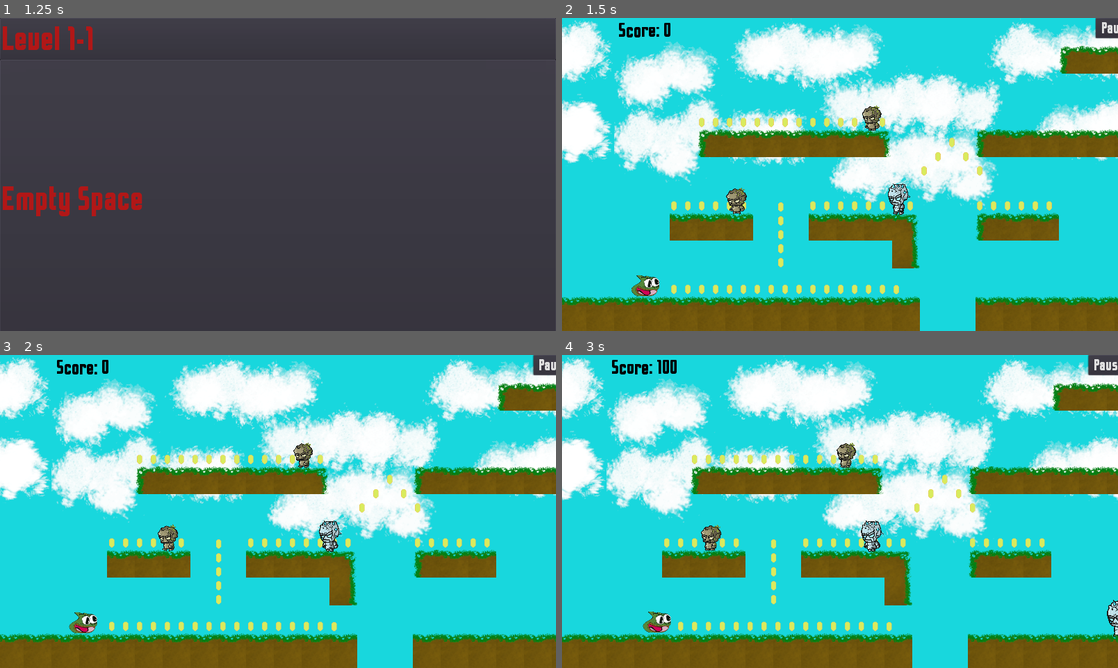
Above: before the commit, frames 1-4 (two rows, left to right).
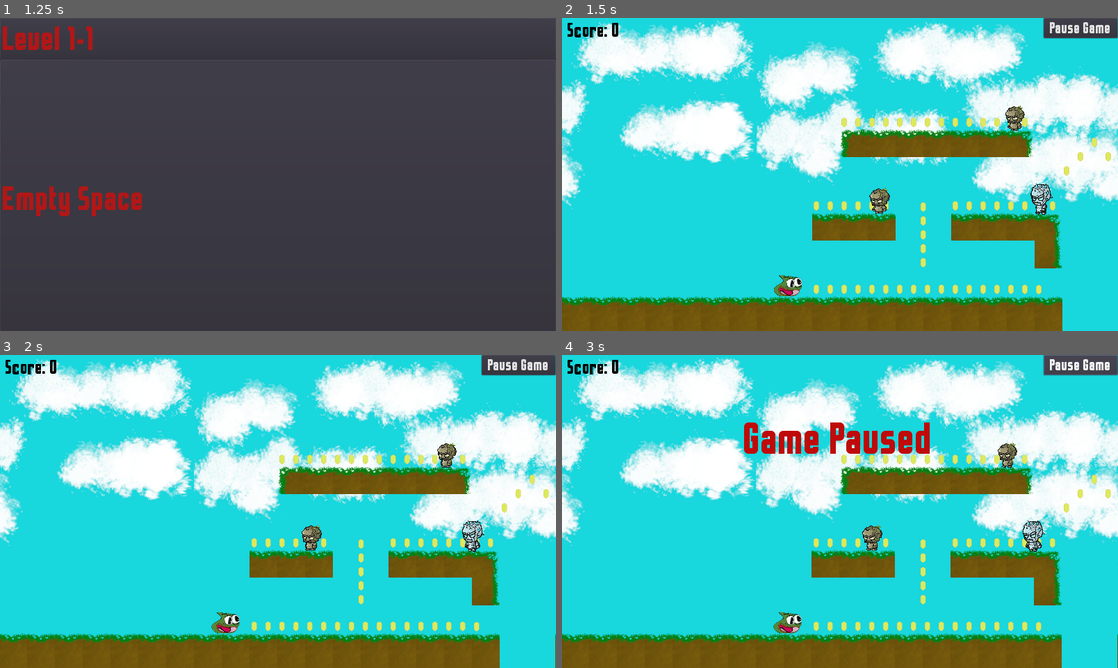
Above: after the commit, the same moments.

Repository: cbenally183/Test-Game
Game: Godot game, scene res://Menu.tscn
Two runs of this game, one before a commit and one after it. Both use one fixed random seed, a clock stepped at 60 frames per second and the inputs below.
Inputs (mouse positions are in pixels of both pictures, inside the frame that each line leads up to):
- Up to frame 1 (1.25 s): click "Untitled Game" at 0.5 s
- Up to frame 2 (1.5 s): click "Level 1-1" at 1.25 s
- Up to frame 3 (2 s): no input
- Up to frame 4 (3 s): click (1079, 364) at 2 s, where only the run after the commit has a clickable "Pause Game"; hold Right (ui_right) from 2.78 s (still down)

Frame 1 is identical in both runs. In frame 2, 52% of the frame differs, in the area x 0-100%, y 0-100%; in frame 3, 52%; in frame 4, 52%.

Commit message:
fixed ui

Diff:
--- a/World.tscn
+++ b/World.tscn
@@ -11,57 +11,57 @@
 [ext_resource path="res://sprites/Characters/Running/5.png" type="Texture" id=9]
 [ext_resource path="res://collect.gd" type="Script" id=10]
 [ext_resource path="res://sprites/Items/coin/0.png" type="Texture" id=11]
-[ext_resource path="res://TimeandSpace-Regular.ttf" type="DynamicFontData" id=12]
-[ext_resource path="res://5Head.gd" type="Script" id=13]
-[ext_resource path="res://sprites/Enemys/GOLEM_1/Walking/0_Golem_Walking_000.png" type="Texture" id=14]
-[ext_resource path="res://sprites/Enemys/GOLEM_1/Walking/0_Golem_Walking_001.png" type="Texture" id=15]
-[ext_resource path="res://sprites/Enemys/GOLEM_1/Walking/0_Golem_Walking_002.png" type="Texture" id=16]
-[ext_resource path="res://sprites/Enemys/GOLEM_1/Walking/0_Golem_Walking_003.png" type="Texture" id=17]
-[ext_resource path="res://sprites/Enemys/GOLEM_1/Walking/0_Golem_Walking_004.png" type="Texture" id=18]
-[ext_resource path="res://sprites/Enemys/GOLEM_1/Walking/0_Golem_Walking_005.png" type="Texture" id=19]
-[ext_resource path="res://sprites/Enemys/GOLEM_1/Walking/0_Golem_Walking_006.png" type="Texture" id=20]
-[ext_resource path="res://sprites/Enemys/GOLEM_1/Walking/0_Golem_Walking_007.png" type="Texture" id=21]
-[ext_resource path="res://sprites/Enemys/GOLEM_1/Walking/0_Golem_Walking_008.png" type="Texture" id=22]
-[ext_resource path="res://sprites/Enemys/GOLEM_1/Walking/0_Golem_Walking_009.png" type="Texture" id=23]
-[ext_resource path="res://sprites/Enemys/GOLEM_1/Walking/0_Golem_Walking_010.png" type="Texture" id=24]
-[ext_resource path="res://sprites/Enemys/GOLEM_1/Walking/0_Golem_Walking_011.png" type="Texture" id=25]
-[ext_resource path="res://sprites/Enemys/GOLEM_1/Walking/0_Golem_Walking_012.png" type="Texture" id=26]
-[ext_resource path="res://sprites/Enemys/GOLEM_1/Walking/0_Golem_Walking_013.png" type="Texture" id=27]
-[ext_resource path="res://sprites/Enemys/GOLEM_1/Walking/0_Golem_Walking_014.png" type="Texture" id=28]
-[ext_resource path="res://sprites/Enemys/GOLEM_1/Walking/0_Golem_Walking_015.png" type="Texture" id=29]
-[ext_resource path="res://sprites/Enemys/GOLEM_1/Walking/0_Golem_Walking_016.png" type="Texture" id=30]
-[ext_resource path="res://sprites/Enemys/GOLEM_1/Walking/0_Golem_Walking_017.png" type="Texture" id=31]
-[ext_resource path="res://sprites/Enemys/GOLEM_1/Walking/0_Golem_Walking_018.png" type="Texture" id=32]
-[ext_resource path="res://sprites/Enemys/GOLEM_1/Walking/0_Golem_Walking_019.png" type="Texture" id=33]
-[ext_resource path="res://sprites/Enemys/GOLEM_1/Walking/0_Golem_Walking_020.png" type="Texture" id=34]
-[ext_resource path="res://sprites/Enemys/GOLEM_1/Walking/0_Golem_Walking_021.png" type="Texture" id=35]
-[ext_resource path="res://sprites/Enemys/GOLEM_1/Walking/0_Golem_Walking_022.png" type="Texture" id=36]
-[ext_resource path="res://sprites/Enemys/GOLEM_1/Walking/0_Golem_Walking_023.png" type="Texture" id=37]
-[ext_resource path="res://Billy.gd" type="Script" id=38]
-[ext_resource path="res://sprites/Enemys/GOLEM_2/Walking/0_Golem_Walking_000.png" type="Texture" id=39]
-[ext_resource path="res://sprites/Enemys/GOLEM_2/Walking/0_Golem_Walking_001.png" type="Texture" id=40]
-[ext_resource path="res://sprites/Enemys/GOLEM_2/Walking/0_Golem_Walking_002.png" type="Texture" id=41]
-[ext_resource path="res://sprites/Enemys/GOLEM_2/Walking/0_Golem_Walking_003.png" type="Texture" id=42]
-[ext_resource path="res://sprites/Enemys/GOLEM_2/Walking/0_Golem_Walking_004.png" type="Texture" id=43]
-[ext_resource path="res://sprites/Enemys/GOLEM_2/Walking/0_Golem_Walking_005.png" type="Texture" id=44]
-[ext_resource path="res://sprites/Enemys/GOLEM_2/Walking/0_Golem_Walking_006.png" type="Texture" id=45]
-[ext_resource path="res://sprites/Enemys/GOLEM_2/Walking/0_Golem_Walking_007.png" type="Texture" id=46]
-[ext_resource path="res://sprites/Enemys/GOLEM_2/Walking/0_Golem_Walking_008.png" type="Texture" id=47]
-[ext_resource path="res://sprites/Enemys/GOLEM_2/Walking/0_Golem_Walking_009.png" type="Texture" id=48]
-[ext_resource path="res://sprites/Enemys/GOLEM_2/Walking/0_Golem_Walking_010.png" type="Texture" id=49]
-[ext_resource path="res://sprites/Enemys/GOLEM_2/Walking/0_Golem_Walking_011.png" type="Texture" id=50]
-[ext_resource path="res://sprites/Enemys/GOLEM_2/Walking/0_Golem_Walking_012.png" type="Texture" id=51]
-[ext_resource path="res://sprites/Enemys/GOLEM_2/Walking/0_Golem_Walking_013.png" type="Texture" id=52]
-[ext_resource path="res://sprites/Enemys/GOLEM_2/Walking/0_Golem_Walking_014.png" type="Texture" id=53]
-[ext_resource path="res://sprites/Enemys/GOLEM_2/Walking/0_Golem_Walking_015.png" type="Texture" id=54]
-[ext_resource path="res://sprites/Enemys/GOLEM_2/Walking/0_Golem_Walking_016.png" type="Texture" id=55]
-[ext_resource path="res://sprites/Enemys/GOLEM_2/Walking/0_Golem_Walking_017.png" type="Texture" id=56]
-[ext_resource path="res://sprites/Enemys/GOLEM_2/Walking/0_Golem_Walking_018.png" type="Texture" id=57]
-[ext_resource path="res://sprites/Enemys/GOLEM_2/Walking/0_Golem_Walking_019.png" type="Texture" id=58]
-[ext_resource path="res://sprites/Enemys/GOLEM_2/Walking/0_Golem_Walking_020.png" type="Texture" id=59]
-[ext_resource path="res://sprites/Enemys/GOLEM_2/Walking/0_Golem_Walking_021.png" type="Texture" id=60]
-[ext_resource path="res://sprites/Enemys/GOLEM_2/Walking/0_Golem_Walking_022.png" type="Texture" id=61]
-[ext_resource path="res://sprites/Enemys/GOLEM_2/Walking/0_Golem_Walking_023.png" type="Texture" id=62]
+[ext_resource path="res://5Head.gd" type="Script" id=12]
+[ext_resource path="res://sprites/Enemys/GOLEM_1/Walking/0_Golem_Walking_000.png" type="Texture" id=13]
+[ext_resource path="res://sprites/Enemys/GOLEM_1/Walking/0_Golem_Walking_001.png" type="Texture" id=14]
+[ext_resource path="res://sprites/Enemys/GOLEM_1/Walking/0_Golem_Walking_002.png" type="Texture" id=15]
+[ext_resource path="res://sprites/Enemys/GOLEM_1/Walking/0_Golem_Walking_003.png" type="Texture" id=16]
+[ext_resource path="res://sprites/Enemys/GOLEM_1/Walking/0_Golem_Walking_004.png" type="Texture" id=17]
+[ext_resource path="res://sprites/Enemys/GOLEM_1/Walking/0_Golem_Walking_005.png" type="Texture" id=18]
+[ext_resource path="res://sprites/Enemys/GOLEM_1/Walking/0_Golem_Walking_006.png" type="Texture" id=19]
+[ext_resource path="res://sprites/Enemys/GOLEM_1/Walking/0_Golem_Walking_007.png" type="Texture" id=20]
+[ext_resource path="res://sprites/Enemys/GOLEM_1/Walking/0_Golem_Walking_008.png" type="Texture" id=21]
+[ext_resource path="res://sprites/Enemys/GOLEM_1/Walking/0_Golem_Walking_009.png" type="Texture" id=22]
+[ext_resource path="res://sprites/Enemys/GOLEM_1/Walking/0_Golem_Walking_010.png" type="Texture" id=23]
+[ext_resource path="res://sprites/Enemys/GOLEM_1/Walking/0_Golem_Walking_011.png" type="Texture" id=24]
+[ext_resource path="res://sprites/Enemys/GOLEM_1/Walking/0_Golem_Walking_012.png" type="Texture" id=25]
+[ext_resource path="res://sprites/Enemys/GOLEM_1/Walking/0_Golem_Walking_013.png" type="Texture" id=26]
+[ext_resource path="res://sprites/Enemys/GOLEM_1/Walking/0_Golem_Walking_014.png" type="Texture" id=27]
+[ext_resource path="res://sprites/Enemys/GOLEM_1/Walking/0_Golem_Walking_015.png" type="Texture" id=28]
+[ext_resource path="res://sprites/Enemys/GOLEM_1/Walking/0_Golem_Walking_016.png" type="Texture" id=29]
+[ext_resource path="res://sprites/Enemys/GOLEM_1/Walking/0_Golem_Walking_017.png" type="Texture" id=30]
+[ext_resource path="res://sprites/Enemys/GOLEM_1/Walking/0_Golem_Walking_018.png" type="Texture" id=31]
+[ext_resource path="res://sprites/Enemys/GOLEM_1/Walking/0_Golem_Walking_019.png" type="Texture" id=32]
+[ext_resource path="res://sprites/Enemys/GOLEM_1/Walking/0_Golem_Walking_020.png" type="Texture" id=33]
+[ext_resource path="res://sprites/Enemys/GOLEM_1/Walking/0_Golem_Walking_021.png" type="Texture" id=34]
+[ext_resource path="res://sprites/Enemys/GOLEM_1/Walking/0_Golem_Walking_022.png" type="Texture" id=35]
+[ext_resource path="res://sprites/Enemys/GOLEM_1/Walking/0_Golem_Walking_023.png" type="Texture" id=36]
+[ext_resource path="res://Billy.gd" type="Script" id=37]
+[ext_resource path="res://sprites/Enemys/GOLEM_2/Walking/0_Golem_Walking_000.png" type="Texture" id=38]
+[ext_resource path="res://sprites/Enemys/GOLEM_2/Walking/0_Golem_Walking_001.png" type="Texture" id=39]
+[ext_resource path="res://sprites/Enemys/GOLEM_2/Walking/0_Golem_Walking_002.png" type="Texture" id=40]
+[ext_resource path="res://sprites/Enemys/GOLEM_2/Walking/0_Golem_Walking_003.png" type="Texture" id=41]
+[ext_resource path="res://sprites/Enemys/GOLEM_2/Walking/0_Golem_Walking_004.png" type="Texture" id=42]
+[ext_resource path="res://sprites/Enemys/GOLEM_2/Walking/0_Golem_Walking_005.png" type="Texture" id=43]
+[ext_resource path="res://sprites/Enemys/GOLEM_2/Walking/0_Golem_Walking_006.png" type="Texture" id=44]
+[ext_resource path="res://sprites/Enemys/GOLEM_2/Walking/0_Golem_Walking_007.png" type="Texture" id=45]
+[ext_resource path="res://sprites/Enemys/GOLEM_2/Walking/0_Golem_Walking_008.png" type="Texture" id=46]
+[ext_resource path="res://sprites/Enemys/GOLEM_2/Walking/0_Golem_Walking_009.png" type="Texture" id=47]
+[ext_resource path="res://sprites/Enemys/GOLEM_2/Walking/0_Golem_Walking_010.png" type="Texture" id=48]
+[ext_resource path="res://sprites/Enemys/GOLEM_2/Walking/0_Golem_Walking_011.png" type="Texture" id=49]
+[ext_resource path="res://sprites/Enemys/GOLEM_2/Walking/0_Golem_Walking_012.png" type="Texture" id=50]
+[ext_resource path="res://sprites/Enemys/GOLEM_2/Walking/0_Golem_Walking_013.png" type="Texture" id=51]
+[ext_resource path="res://sprites/Enemys/GOLEM_2/Walking/0_Golem_Walking_014.png" type="Texture" id=52]
+[ext_resource path="res://sprites/Enemys/GOLEM_2/Walking/0_Golem_Walking_015.png" type="Texture" id=53]
+[ext_resource path="res://sprites/Enemys/GOLEM_2/Walking/0_Golem_Walking_016.png" type="Texture" id=54]
+[ext_resource path="res://sprites/Enemys/GOLEM_2/Walking/0_Golem_Walking_017.png" type="Texture" id=55]
+[ext_resource path="res://sprites/Enemys/GOLEM_2/Walking/0_Golem_Walking_018.png" type="Texture" id=56]
+[ext_resource path="res://sprites/Enemys/GOLEM_2/Walking/0_Golem_Walking_019.png" type="Texture" id=57]
+[ext_resource path="res://sprites/Enemys/GOLEM_2/Walking/0_Golem_Walking_020.png" type="Texture" id=58]
+[ext_resource path="res://sprites/Enemys/GOLEM_2/Walking/0_Golem_Walking_021.png" type="Texture" id=59]
+[ext_resource path="res://sprites/Enemys/GOLEM_2/Walking/0_Golem_Walking_022.png" type="Texture" id=60]
+[ext_resource path="res://sprites/Enemys/GOLEM_2/Walking/0_Golem_Walking_023.png" type="Texture" id=61]
+[ext_resource path="res://TimeandSpace-Regular.ttf" type="DynamicFontData" id=62]
 [ext_resource path="res://backup tileset.png" type="Texture" id=63]
 
 [sub_resource type="SpriteFrames" id=1]
@@ -83,46 +83,40 @@
 [sub_resource type="CircleShape2D" id=3]
 radius = 35.4986
 
-[sub_resource type="RectangleShape2D" id=4]
-extents = Vector2( 10, 545.449 )
-
-[sub_resource type="RectangleShape2D" id=5]
-extents = Vector2( 978.595, 10 )
-
-[sub_resource type="CircleShape2D" id=6]
-
-[sub_resource type="DynamicFont" id=7]
-size = 40
-font_data = ExtResource( 12 )
-
-[sub_resource type="SpriteFrames" id=8]
+[sub_resource type="CircleShape2D" id=5]
+
+[sub_resource type="SpriteFrames" id=7]
 animations = [ {
-"frames": [ ExtResource( 14 ), ExtResource( 15 ), ExtResource( 16 ), ExtResource( 17 ), ExtResource( 18 ), ExtResource( 19 ), ExtResource( 20 ), ExtResource( 21 ), ExtResource( 22 ), ExtResource( 23 ), ExtResource( 24 ), ExtResource( 25 ), ExtResource( 26 ), ExtResource( 27 ), ExtResource( 28 ), ExtResource( 29 ), ExtResource( 30 ), ExtResource( 31 ), ExtResource( 32 ), ExtResource( 33 ), ExtResource( 34 ), ExtResource( 35 ), ExtResource( 36 ), ExtResource( 37 ) ],
+"frames": [ ExtResource( 13 ), ExtResource( 14 ), ExtResource( 15 ), ExtResource( 16 ), ExtResource( 17 ), ExtResource( 18 ), ExtResource( 19 ), ExtResource( 20 ), ExtResource( 21 ), ExtResource( 22 ), ExtResource( 23 ), ExtResource( 24 ), ExtResource( 25 ), ExtResource( 26 ), ExtResource( 27 ), ExtResource( 28 ), ExtResource( 29 ), ExtResource( 30 ), ExtResource( 31 ), ExtResource( 32 ), ExtResource( 33 ), ExtResource( 34 ), ExtResource( 35 ), ExtResource( 36 ) ],
 "loop": true,
 "name": "default",
 "speed": 23.0
 } ]
 
-[sub_resource type="CircleShape2D" id=9]
+[sub_resource type="CircleShape2D" id=8]
 radius = 36.5536
 
-[sub_resource type="SpriteFrames" id=10]
+[sub_resource type="SpriteFrames" id=9]
 animations = [ {
-"frames": [ ExtResource( 39 ), ExtResource( 40 ), ExtResource( 41 ), ExtResource( 42 ), ExtResource( 43 ), ExtResource( 44 ), ExtResource( 45 ), ExtResource( 46 ), ExtResource( 47 ), ExtResource( 48 ), ExtResource( 49 ), ExtResource( 50 ), ExtResource( 51 ), ExtResource( 52 ), ExtResource( 53 ), ExtResource( 54 ), ExtResource( 55 ), ExtResource( 56 ), ExtResource( 57 ), ExtResource( 58 ), ExtResource( 59 ), ExtResource( 60 ), ExtResource( 61 ), ExtResource( 62 ) ],
+"frames": [ ExtResource( 38 ), ExtResource( 39 ), ExtResource( 40 ), ExtResource( 41 ), ExtResource( 42 ), ExtResource( 43 ), ExtResource( 44 ), ExtResource( 45 ), ExtResource( 46 ), ExtResource( 47 ), ExtResource( 48 ), ExtResource( 49 ), ExtResource( 50 ), ExtResource( 51 ), ExtResource( 52 ), ExtResource( 53 ), ExtResource( 54 ), ExtResource( 55 ), ExtResource( 56 ), ExtResource( 57 ), ExtResource( 58 ), ExtResource( 59 ), ExtResource( 60 ), ExtResource( 61 ) ],
 "loop": true,
 "name": "default",
 "speed": 20.0
 } ]
 
+[sub_resource type="RectangleShape2D" id=10]
+extents = Vector2( 47.2323, 56.8923 )
+
 [sub_resource type="RectangleShape2D" id=11]
-extents = Vector2( 47.2323, 56.8923 )
-
-[sub_resource type="RectangleShape2D" id=12]
 extents = Vector2( 22.598, 24.946 )
 
+[sub_resource type="DynamicFont" id=12]
+size = 40
+font_data = ExtResource( 62 )
+
 [sub_resource type="DynamicFont" id=13]
-size = 40
-font_data = ExtResource( 12 )
+size = 32
+font_data = ExtResource( 62 )
 
 [sub_resource type="DynamicFontData" id=14]
 font_path = "res://TimeandSpace-Regular.ttf"
@@ -131,9 +125,8 @@
 size = 90
 font_data = SubResource( 14 )
 
-[sub_resource type="DynamicFont" id=16]
-size = 32
-font_data = ExtResource( 12 )
+[sub_resource type="ConvexPolygonShape2D" id=16]
+points = PoolVector2Array( 0, 0, 64, 0, 64, 64, 0, 64 )
 
 [sub_resource type="ConvexPolygonShape2D" id=17]
 points = PoolVector2Array( 0, 0, 64, 0, 64, 64, 0, 64 )
@@ -150,10 +143,7 @@
 [sub_resource type="ConvexPolygonShape2D" id=21]
 points = PoolVector2Array( 0, 0, 64, 0, 64, 64, 0, 64 )
 
-[sub_resource type="ConvexPolygonShape2D" id=22]
-points = PoolVector2Array( 0, 0, 64, 0, 64, 64, 0, 64 )
-
-[sub_resource type="TileSet" id=23]
+[sub_resource type="TileSet" id=22]
 resource_local_to_scene = true
 0/name = "backup tileset.png 0"
 0/texture = ExtResource( 63 )
@@ -258,6 +248,7 @@
 
 [node name="background" type="StaticBody2D" parent="."]
 pause_mode = 2
+editor/display_folded = true
 script = ExtResource( 2 )
 __meta__ = {
 "_edit_lock_": true
@@ -301,7 +292,7 @@
 shape = SubResource( 3 )
 
 [node name="Camera2D" type="Camera2D" parent="Player"]
-position = Vector2( 232, 64.3965 )
+position = Vector2( -95.881, 22 )
 current = true
 limit_top = 0
 limit_bottom = 0
@@ -309,14 +300,6 @@
 
 [node name="Invisible Walls" type="StaticBody2D" parent="."]
 
-[node name="CollisionShape2D2" type="CollisionShape2D" parent="Invisible Walls"]
-position = Vector2( -521.706, 72.1636 )
-shape = SubResource( 4 )
-
-[node name="CollisionShape2D3" type="CollisionShape2D" parent="Invisible Walls"]
-position = Vector2( 54.0338, -329.014 )
-shape = SubResource( 5 )
-
 [node name="Coin" type="Node2D" parent="."]
 editor/display_folded = true
 
@@ -1106,123 +1089,125 @@
 
 [node name="CollisionShape2D" type="CollisionShape2D" parent="Coin/coin8"]
 position = Vector2( -21.8473, 16.738 )
-shape = SubResource( 6 )
+shape = SubResource( 5 )
 
 [node name="Sprite" type="Sprite" parent="Coin/coin8"]
 position = Vector2( -21.8473, 16.738 )
 texture = ExtResource( 11 )
 
 [node name="Node2D" type="Node2D" parent="."]
-editor/display_folded = true
-
-[node name="Score" type="Label" parent="Node2D"]
-margin_left = -504.427
-margin_top = -312.028
-margin_right = 11.5734
-margin_bottom = -263.028
-custom_fonts/font = SubResource( 7 )
-custom_colors/font_color = Color( 0, 0, 0, 1 )
 
 [node name="enemies" type="Node2D" parent="."]
+editor/display_folded = true
 
 [node name="5Head" type="KinematicBody2D" parent="enemies"]
-script = ExtResource( 13 )
+editor/display_folded = true
+script = ExtResource( 12 )
 
 [node name="Sprite" type="AnimatedSprite" parent="enemies/5Head"]
 position = Vector2( 720.175, 280 )
 scale = Vector2( 0.166982, 0.164938 )
-frames = SubResource( 8 )
+frames = SubResource( 7 )
 
 [node name="CollisionShape2D2" type="CollisionShape2D" parent="enemies/5Head"]
 position = Vector2( 720.175, 282.524 )
-shape = SubResource( 9 )
+shape = SubResource( 8 )
 
 [node name="hitbox" type="Area2D" parent="enemies/5Head"]
 position = Vector2( 730.537, 250.821 )
 
 [node name="CollisionShape2D" type="CollisionShape2D" parent="enemies/5Head/hitbox"]
 position = Vector2( -11.5494, 29.179 )
-shape = SubResource( 9 )
+shape = SubResource( 8 )
 
 [node name="5Head2" type="KinematicBody2D" parent="enemies"]
-script = ExtResource( 13 )
+editor/display_folded = true
+script = ExtResource( 12 )
 
 [node name="Sprite" type="AnimatedSprite" parent="enemies/5Head2"]
 position = Vector2( 148, 81.2227 )
 scale = Vector2( 0.13177, 0.13505 )
-frames = SubResource( 8 )
-frame = 22
+frames = SubResource( 7 )
+frame = 19
 playing = true
 
 [node name="CollisionShape2D2" type="CollisionShape2D" parent="enemies/5Head2"]
 position = Vector2( 145.909, 81.2223 )
-shape = SubResource( 9 )
+shape = SubResource( 8 )
 
 [node name="hitbox" type="Area2D" parent="enemies/5Head2"]
 position = Vector2( 135.207, 48.0153 )
 
 [node name="CollisionShape2D" type="CollisionShape2D" parent="enemies/5Head2/hitbox"]
 position = Vector2( 10.7025, 33.2073 )
-shape = SubResource( 9 )
+shape = SubResource( 8 )
 
 [node name="Billy" type="KinematicBody2D" parent="enemies"]
 editor/display_folded = true
-script = ExtResource( 38 )
+script = ExtResource( 37 )
 
 [node name="Sprite" type="AnimatedSprite" parent="enemies/Billy"]
 position = Vector2( -224.086, 96.738 )
 scale = Vector2( 0.126852, 0.103998 )
-frames = SubResource( 10 )
-frame = 11
+frames = SubResource( 9 )
+frame = 7
 playing = true
 
 [node name="CollisionShape2D" type="CollisionShape2D" parent="enemies/Billy"]
 position = Vector2( -223.957, 99.0591 )
 scale = Vector2( 0.462254, 0.474663 )
-shape = SubResource( 11 )
+shape = SubResource( 10 )
 
 [node name="hitbox" type="Area2D" parent="enemies/Billy"]
 position = Vector2( -386.657, -194.799 )
 
 [node name="CollisionShape2D" type="CollisionShape2D" parent="enemies/Billy/hitbox"]
 position = Vector2( 162.571, 296.142 )
-shape = SubResource( 12 )
+shape = SubResource( 11 )
 
 [node name="Billy2" type="KinematicBody2D" parent="enemies"]
 editor/display_folded = true
-script = ExtResource( 38 )
+script = ExtResource( 37 )
 
 [node name="Sprite" type="AnimatedSprite" parent="enemies/Billy2"]
 position = Vector2( 87.2688, -90 )
 scale = Vector2( 0.119923, 0.100888 )
-frames = SubResource( 10 )
-frame = 11
+frames = SubResource( 9 )
+frame = 7
 playing = true
 
 [node name="CollisionShape2D" type="CollisionShape2D" parent="enemies/Billy2"]
 position = Vector2( 87.7957, -89.8646 )
 scale = Vector2( 0.462254, 0.474663 )
-shape = SubResource( 11 )
+shape = SubResource( 10 )
 
 [node name="hitbox" type="Area2D" parent="enemies/Billy2"]
 position = Vector2( -72.1243, -384.12 )
 
 [node name="CollisionShape2D" type="CollisionShape2D" parent="enemies/Billy2/hitbox"]
 position = Vector2( 159.393, 295.348 )
-shape = SubResource( 12 )
-
-[node name="UI" type="Node" parent="."]
+shape = SubResource( 11 )
+
+[node name="UI" type="CanvasLayer" parent="."]
 editor/display_folded = true
 
 [node name="Score" type="Label" parent="UI"]
 margin_left = 12.1188
-margin_top = 4.12588
+margin_top = 4.12589
 margin_right = 192.119
 margin_bottom = 105.126
-custom_fonts/font = SubResource( 13 )
+custom_fonts/font = SubResource( 12 )
 custom_colors/font_color = Color( 0, 0, 0, 1 )
 text = "Score: 0
 "
+
+[node name="PauseButton" type="Button" parent="UI"]
+pause_mode = 2
+margin_left = 1109.0
+margin_right = 1279.0
+margin_bottom = 45.0
+custom_fonts/font = SubResource( 13 )
+text = "Pause Game"
 
 [node name="Loss" type="Label" parent="UI"]
 visible = false
@@ -1246,29 +1231,21 @@
 align = 1
 valign = 1
 
-[node name="PauseButton" type="Button" parent="UI"]
-pause_mode = 2
-margin_left = 1109.0
-margin_right = 1279.0
-margin_bottom = 20.0
-custom_fonts/font = SubResource( 16 )
-text = "Pause Game"
-
 [node name="TileMap" type="TileMap" parent="."]
-tile_set = SubResource( 23 )
+tile_set = SubResource( 22 )
 format = 1
 tile_data = PoolIntArray( -262136, 0, 0, -262135, 1, 0, -262134, 1, 0, -262133, 2, 0, -5, 0, 0, -4, 1, 0, -3, 1, 0, -2, …(1487 unchanged characters)…
 __meta__ = {
 "_edit_lock_": true
 }
+[connection signal="body_entered" from="Coin/coin0" to="Coin/coin0" method="_on_Area2D_body_entered"]
 [connection signal="body_entered" from="Coin/coin0" to="Player" method="_on_Area2D_body_entered"]
-[connection signal="body_entered" from="Coin/coin0" to="Coin/coin0" method="_on_Area2D_body_entered"]
 [connection signal="body_entered" from="Coin/coin0" to="." method="_on_Area2D2_body_entered"]
+[connection signal="body_entered" from="Coin/coin45" to="Coin/coin45" method="_on_Area2D_body_entered"]
 [connection signal="body_entered" from="Coin/coin45" to="Player" method="_on_Area2D_body_entered"]
-[connection signal="body_entered" from="Coin/coin45" to="Coin/coin45" method="_on_Area2D_body_entered"]
 [connection signal="body_entered" from="Coin/coin45" to="." method="_on_Area2D2_body_entered"]
+[connection signal="body_entered" from="Coin/coin50" to="Coin/coin50" method="_on_Area2D_body_entered"]
 [connection signal="body_entered" from="Coin/coin50" to="Player" method="_on_Area2D_body_entered"]
-[connection signal="body_entered" from="Coin/coin50" to="Coin/coin50" method="_on_Area2D_body_entered"]
 [connection signal="body_entered" from="Coin/coin50" to="." method="_on_Area2D2_body_entered"]
 [connection signal="body_entered" from="Coin/coin53" to="Coin/coin53" method="_on_Area2D_body_entered"]
 [connection signal="body_entered" from="Coin/coin53" to="Player" method="_on_Area2D_body_entered"]
Not shown: 67 places in World.tscn that only renumber resources
